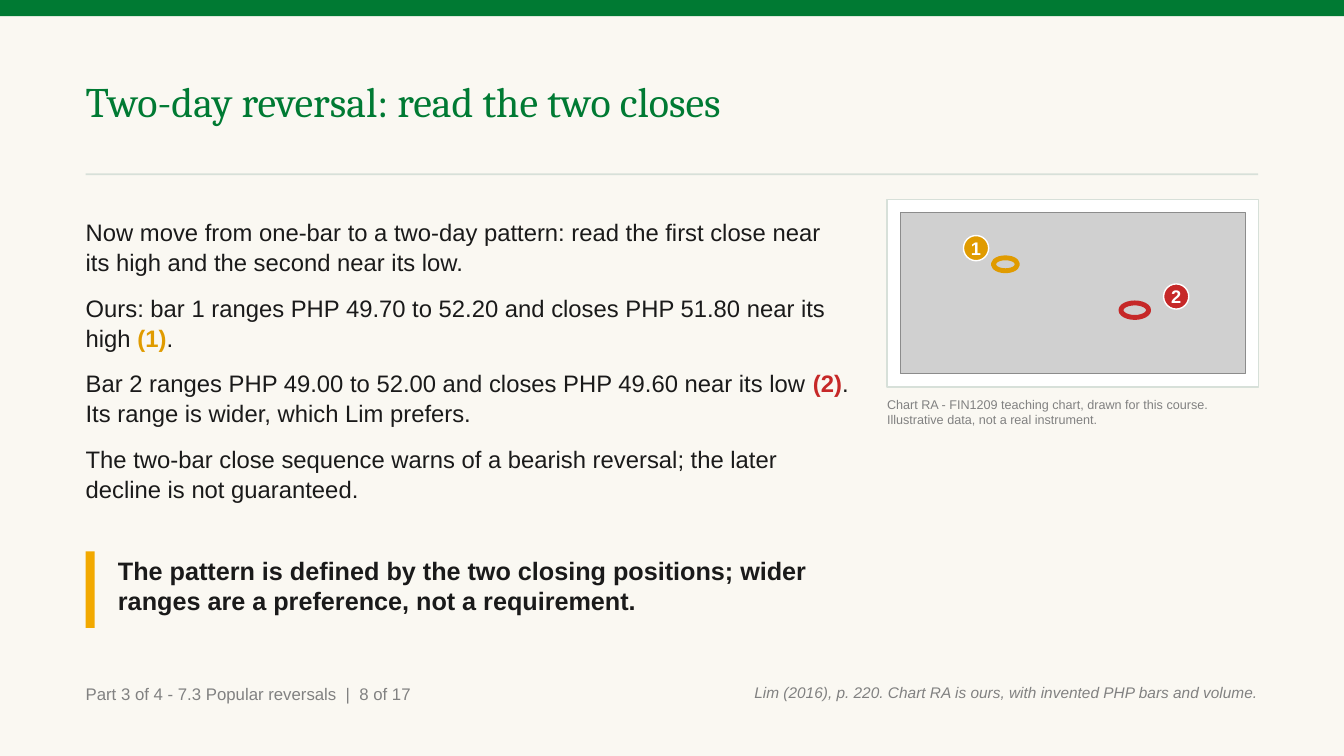
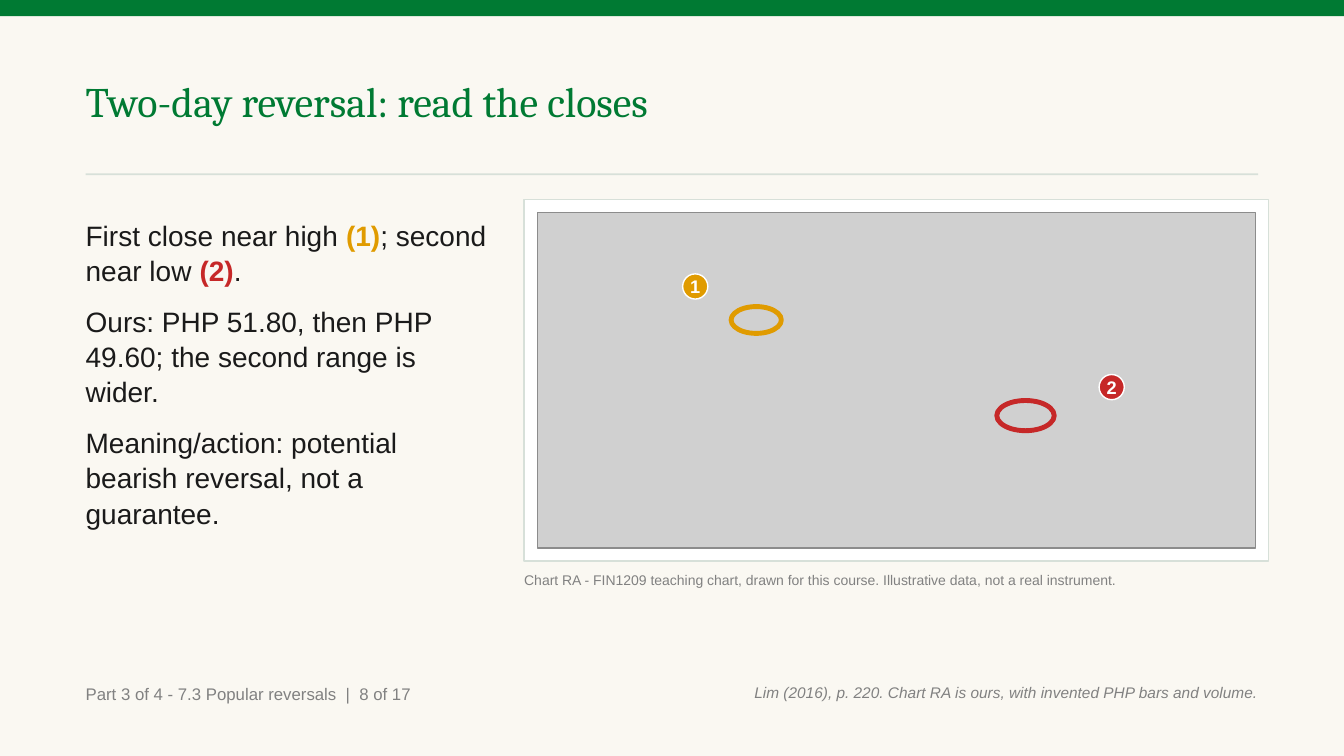
Before and after one commit to benjiesotelo-sudo/Telos_FIN1209, a slide deck: slide 31 of chapter-07/FIN1209-Chapter-07.pptx. Drawn at 1344x756 pixels with LibreOffice and Linux fonts; fonts in the diff are those of the drawing; grey boxes stand for pictures. Boxes give left, top, right and bottom in pixels: in the first picture for what was removed or moved away, otherwise in the second. Text is boxed around its words. In the diff, an @@ line names an element or a change of style, - is before the commit and + after.

Commit message:
Improve Chapter 7 chart projection readability

```diff
--- a/chapter-07/FIN1209-Chapter-07.pptx
+++ b/chapter-07/FIN1209-Chapter-07.pptx
@@ text at [86,87,648,126]: text changed @@
-Two-day reversal: read the two closes
+Two-day reversal: read the closes
@@ rectangle: place and size @@
-rectangle at [887,200,1258,387]
+rectangle at [524,200,1268,562]
@@ text at [86,225,486,529]: text changed; size 17 to 20 pt @@
-Now move from one-bar to a two-day pattern: read the first close near its high and the second near its low.
-Ours: bar 1 ranges PHP 49.70 to 52.20 and closes PHP 51.80 near its high (1).
-Bar 2 ranges PHP 49.00 to 52.00 and closes PHP 49.60 near its low (2). Its range is wider, which Lim prefers.
-The two-bar close sequence warns of a bearish reversal; the later decline is not guaranteed.
+First close near high (1); second near low (2).
+Ours: PHP 51.80, then PHP 49.60; the second range is wider.
+Meaning/action: potential bearish reversal, not a guarantee.
@@ picture added at [537,213,1255,548] @@
@@ picture removed at [900,213,1245,374] @@
@@ ellipse removed at [993,258,1017,271] @@
@@ ellipse "1": place and size @@
-ellipse "1" at [964,236,989,261]
+ellipse "1" at [683,274,708,299]
@@ ellipse added at [731,307,781,334], outline #E09B00 3.5 pt @@
@@ ellipse removed at [1121,303,1148,318] @@
@@ ellipse "2": place and size @@
-ellipse "2" at [1164,284,1189,310]
+ellipse "2" at [1099,375,1124,400]
@@ ellipse added at [997,400,1055,431], outline #C62828 3.5 pt @@
@@ rectangle removed at [86,552,95,628] @@
@@ text removed at [118,561,806,616] @@
-The pattern is defined by the two closing positions; wider ranges are a preference, not a requirement.
@@ text "Chart RA - FIN1209 teaching ...": place and size @@
-text "Chart RA - FIN1209 teaching ..." at [887,400,1208,426]
+text "Chart RA - FIN1209 teaching ..." at [524,575,1116,588]
@@ text "Chart RA - FIN1209 teaching ..." at [524,575,1116,588]: size 9 to 10 pt @@
```
Also in this commit, not shown: 3 other slides changed, 2 other files.
